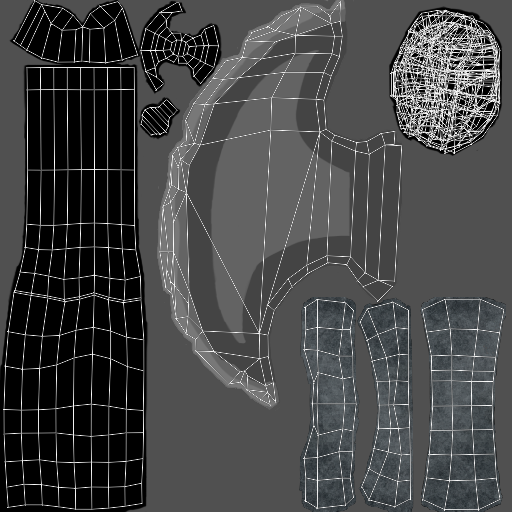
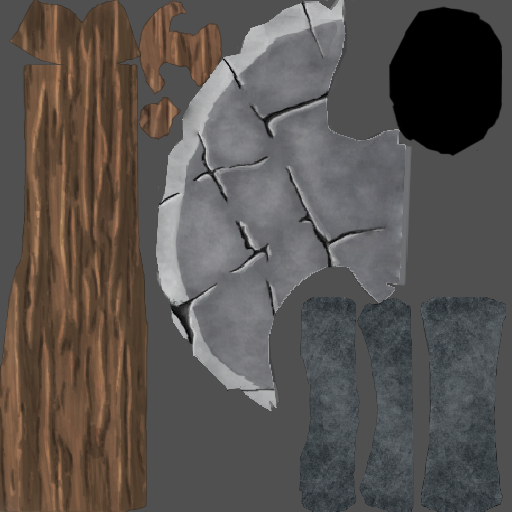
Layers edited between the first and the second 512px x 512px image:
hid "Equipment_Axe UV's" over (3, 0, 505, 511)
added layer "Axe blade" in group "Blade" over (155, 0, 412, 411)
added layer "Laag 17" (overlay) in group "Stok" over (0, 0, 149, 512)
added layer "Laag 13" (overlay) in group "Stok" over (0, 0, 148, 512)
added layer "Laag 12" (overlay) in group "Stok" over (9, 0, 135, 512)
added layer "Laag 11" (overlay) in group "Stok" over (0, 1, 146, 512)
added layer "Laag 10" in group "Stok" over (0, 0, 149, 512)
added layer "Laag 16" (overlay) in group "onderkantstok" over (137, 0, 223, 140)
added layer "Laag 15" (overlay) in group "onderkantstok" over (138, 0, 222, 140)
added layer "Laag 14" in group "onderkantstok" over (137, 0, 223, 140)
